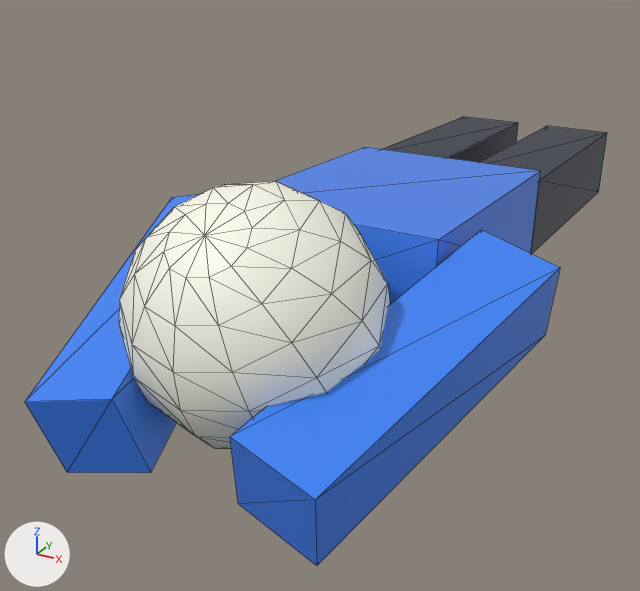
The glTF model public/animations/humanoid/ProneToCrouch.glb as it was, and as the next commit left it.
The view is the same before and after, from a 50 mm camera at (0.82, -2.19, 0.91) aimed at (-0.14, -0.45, 0.04). The axes (+X, +Y, +Z) are drawn at lower left. The lights are the same throughout. The older version comes first. Mesh edges are drawn as thin lines. Where no turn or scale is listed for an object, it has been applied to the vertices.

The older version as bpy lines, for what is in view:
```python
me_mesh_0 = bpy.data.meshes.new('Mesh_0')
me_mesh_0.from_pydata(...)  # a box spanning x -0.25..0.25, y -0.125..0.125, z -0.35..0.35
me_mesh_0.materials.append(mat_material_0)  # blue #3b82f6
me_mesh_1 = bpy.data.meshes.new('Mesh_1')
me_mesh_1.from_pydata(...)  # 119 vertices, 216 faces; spans x -0.25..0.25, y -0.25..0.25, z -0.25..0.25
me_mesh_1.materials.append(mat_material_1)  # white #fdfeee
me_mesh_5 = bpy.data.meshes.new('Mesh_5')
me_mesh_5.from_pydata(...)  # 8 vertices, 12 faces; spans x -0.1..0.1, y -0.405..0.405, z -0.121..0.121
me_mesh_5.materials.append(mat_material_2)  # dark blue #1e293b
ob_head = bpy.data.objects.new('Head', me_mesh_1)
ob_head.parent = ob_torso
ob_head.location = (0.0, 0.0, 0.6)
ob_head.rotation_euler = (-0.902, 0.0, 0.0)  # degrees (-52, 0, 0)
ob_leftarmpivot = bpy.data.objects.new('LeftArmPivot', None)
ob_leftarmpivot.parent = ob_torso
ob_leftarmpivot.location = (-0.35, 0.0, 0.25)
ob_leftarmpivot.rotation_euler = (-2.799, 0.184, 0.217)  # degrees (-160, 11, 12)
ob_mesh_5 = bpy.data.objects.new('Mesh_5', me_mesh_5)
ob_mesh_5.location = (0.15, 0.4, 0.144)
ob_rightarmpivot = bpy.data.objects.new('RightArmPivot', None)
ob_rightarmpivot.parent = ob_torso
ob_rightarmpivot.location = (0.35, 0.0, 0.25)
ob_rightarmpivot.rotation_euler = (-2.799, -0.184, -0.217)  # degrees (-160, -11, -12)
ob_torso = bpy.data.objects.new('Torso', me_mesh_0)
ob_torso.parent = ob_characterroot
ob_torso.location = (0.0, -0.347, 0.183)
ob_torso.rotation_euler = (1.519, 0.0, 0.0)  # degrees (87, 0, 0)
# also in view: 'Mesh_2' at (-0.28, -0.88, 0.12); 'Mesh_4' at (-0.15, 0.4, 0.14); 'Mesh_3' at (0.28, -0.88, 0.12)
```
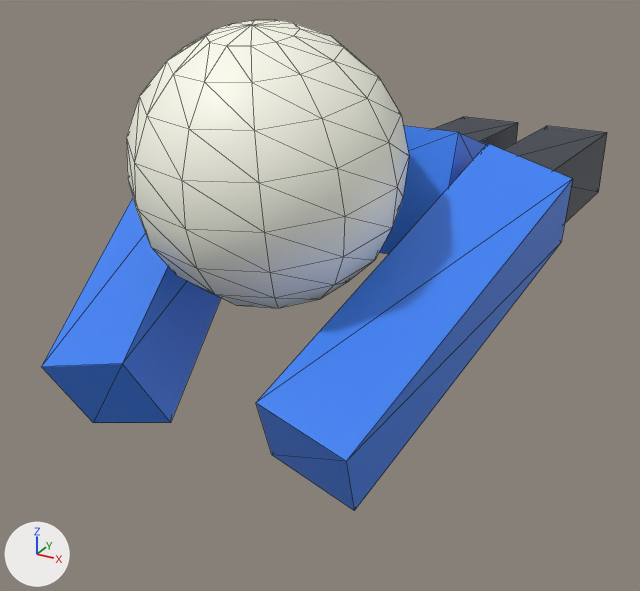
ob_leftarmpivot is not drawn itself; it is the parent of ob_mesh_2.
ob_rightarmpivot is not drawn itself; it is the parent of ob_mesh_3.

Pixel boxes (x1, y1, x2, y2) of what changed, in the pictures (640 x 591 px):
'Head', moved, turned
    before: (119, 181, 390, 449)
    after: (126, 20, 409, 308)
'Mesh_3', moved, turned
    before: (230, 230, 560, 566)
    after: (256, 143, 572, 511)
'Mesh_2', moved, turned
    before: (25, 194, 199, 473)
    after: (42, 198, 221, 423)
'Torso', moved, turned
    before: (275, 147, 541, 304)
    after: (379, 126, 487, 254)

Edits to the bpy script that builds the scene:
```text
Change ob_torso:
    ob_torso.location: (0.0, -0.347, 0.183) -> (0.0, -0.329, 0.282)
    ob_torso.rotation_euler: (1.519, 0.0, 0.0) -> (1.229, 0.0, 0.0)  # degrees (87, 0, 0) -> degrees (70, 0, 0)
Change ob_head:
    ob_head.rotation_euler: (-0.902, 0.0, 0.0) -> (-1.074, 0.0, 0.0)  # degrees (-52, 0, 0) -> degrees (-62, 0, 0)
Change ob_leftarmpivot:
    ob_leftarmpivot.rotation_euler: (-2.799, 0.184, 0.217) -> (-2.317, 0.0406, 0.258)  # degrees (-160, 11, 12) -> degrees (-133, 2.3, 15)
Change ob_rightarmpivot:
    ob_rightarmpivot.rotation_euler: (-2.799, -0.184, -0.217) -> (-2.317, -0.0406, -0.258)  # degrees (-160, -11, -12) -> degrees (-133, -2.3, -15)
```
